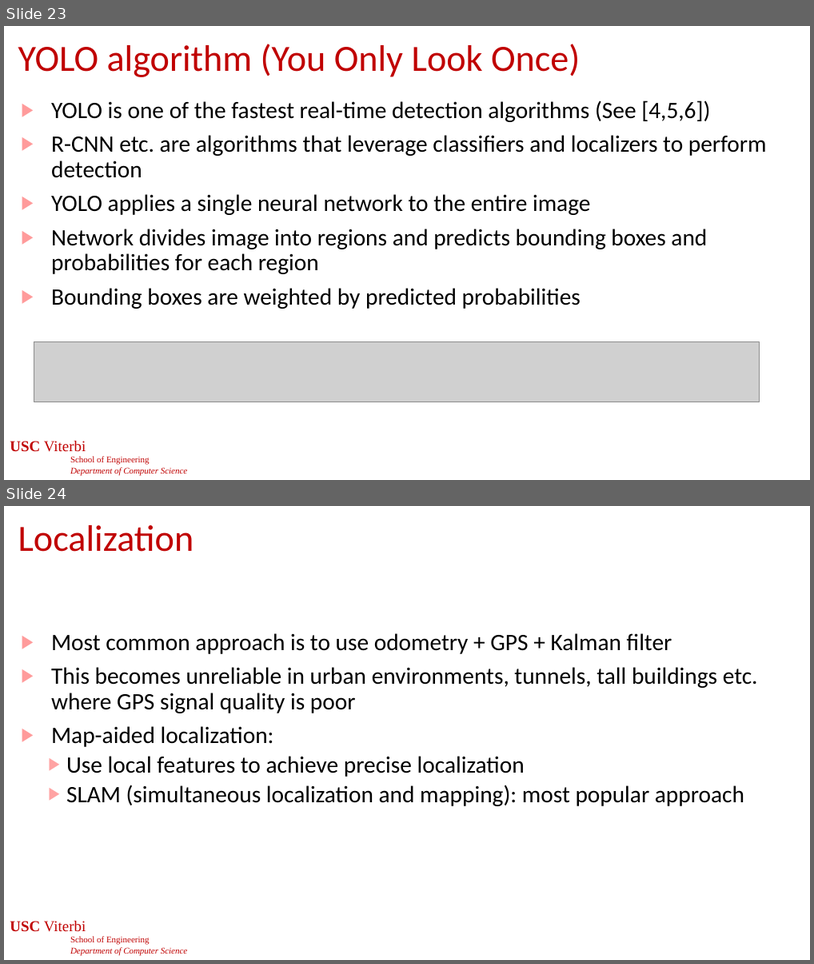
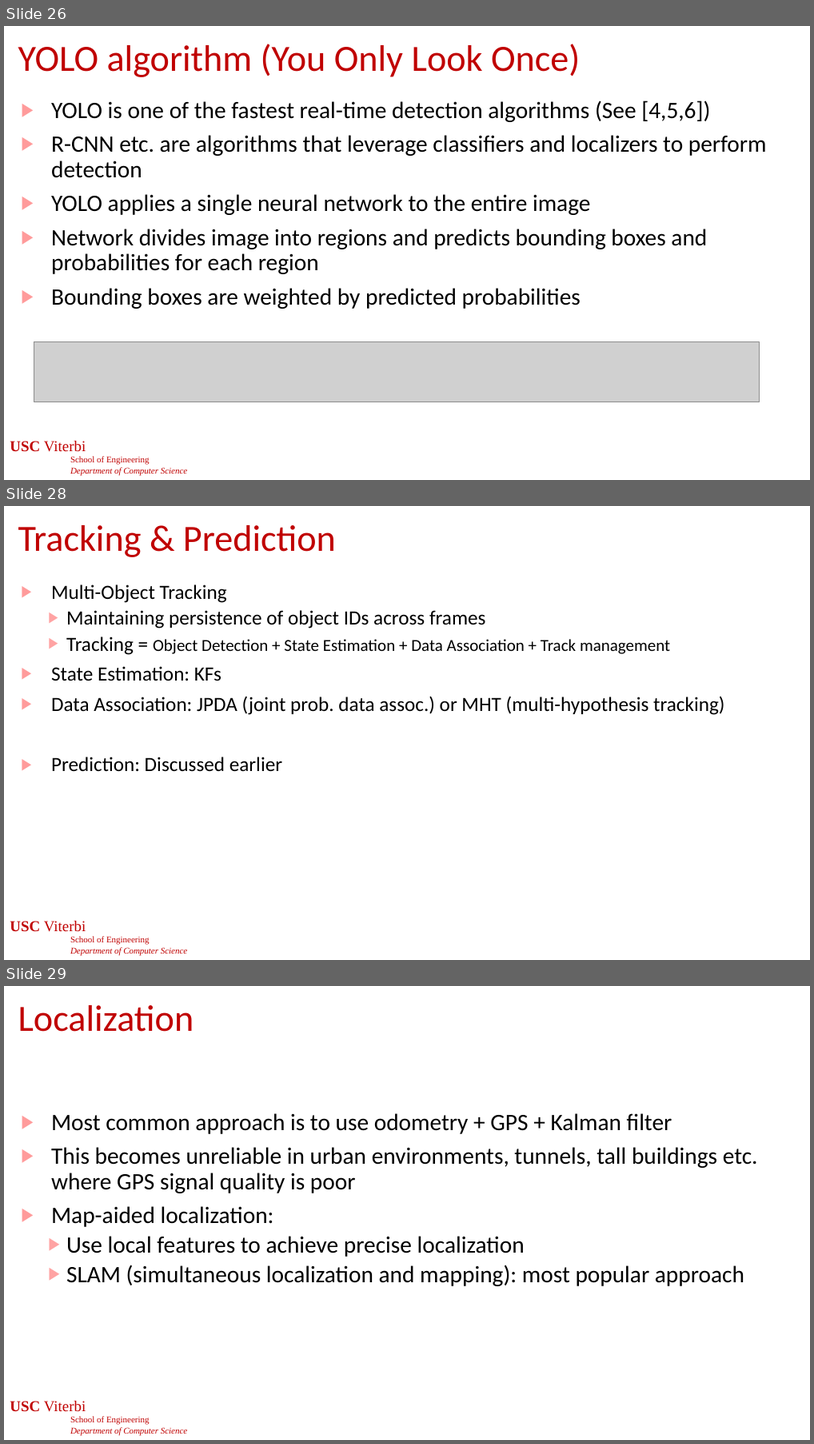
Before and after one commit to jdeshmukh/jdeshmukh.github.io, a slide deck: teaching/cs513-autocps-fall-2025/slides/Perception.pptx. Shown one above the other, each under a label of ours: slides 23 and 24 before the commit, slides 26, 28 and 29 after it; the slides between them are not shown. The pictures are 814x964 and 814x1444 pixels, drawn with LibreOffice and Linux fonts; fonts in the diff are those of the drawing; grey boxes stand for pictures; background and template pictures are left out. Boxes give left, top, right and bottom in pixels: in the first picture for what was removed or moved away, otherwise in the second. Text is boxed around its words. In the diff, an @@ line names an element or a change of style, - is before the commit and + after.

```diff
--- a/teaching/cs513-autocps-fall-2025/slides/Perception.pptx
+++ b/teaching/cs513-autocps-fall-2025/slides/Perception.pptx
@@ slide 28 added at bbox=[4, 506, 810, 960], background #FFFFFF; not listed: 1 template element that a slide beside it also shows @@
@@ title added at bbox=[18, 525, 336, 557], 44 pt, text #C00000 @@
+Tracking & Prediction
@@ text added at bbox=[51, 584, 725, 772], 24 pt, text #000000 @@
+▶ Multi-Object Tracking
+  ▶ Maintaining persistence of object IDs across frames
+  ▶ Tracking = Object Detection + State Estimation + Data Association + Track management
+▶ State Estimation: KFs
+▶ Data Association: JPDA (joint prob. data assoc.) or MHT (multi-hypothesis tracking)
+▶ Prediction: Discussed earlier
@@ page number added at bbox=[317, 924, 498, 948], 24 pt, text #FFFFFF @@
+28
@@ what was slide 23 is now slide 26 @@
@@ what was slide 24 is now slide 29 @@
```
Also in this commit, not shown: 3 slides changed, 4 other slides added, 1 other file.
